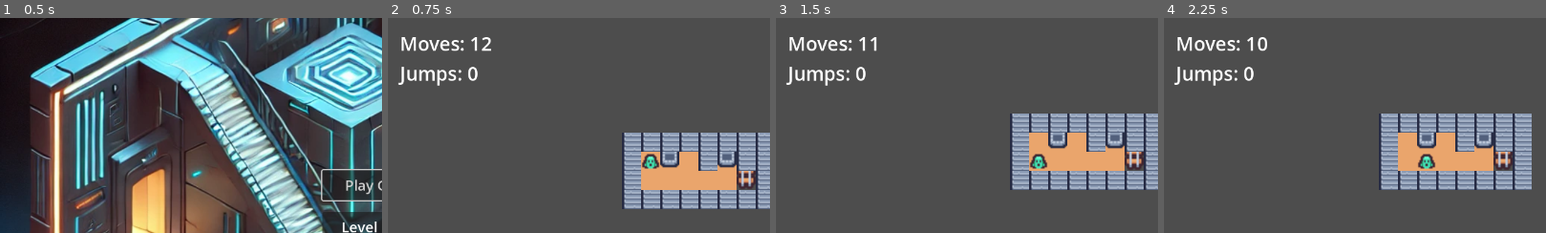
Above: before the commit, frames 1-4 (left to right).
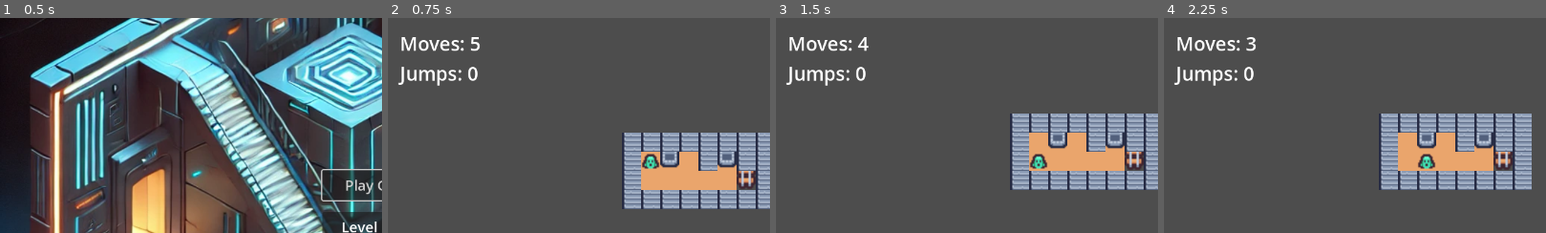
Above: after the commit, the same moments.

Repository: thenanox/lab
Game: Godot game, scene res://menu.tscn
Same seed, same stepped clock (60 frames per second), same inputs: the game is played once before the commit and once after it.
Inputs:
- Up to frame 1 (0.5 s): no input
- Up to frame 2 (0.75 s): tap Enter (ui_accept) at 0.5 s; hold Right (move_right) from 0.53 s (still down); hold Space (jump) from 0.53 s (still down); tap R (rewind) at 0.6 s
- Up to frame 3 (1.5 s): tap Enter (ui_accept) at 1.25 s; release Right (move_right) at 1.28 s; release Space (jump) at 1.28 s; hold Down (move_down) from 1.28 s (still down); tap Space (jump) at 1.35 s
- Up to frame 4 (2.25 s): tap Space (jump) at 1.52, 1.82 s; tap R (rewind) at 1.55, 2.1 s; tap Enter (ui_accept) at 2 s; release Down (move_down) at 2.03 s; hold Right (move_right) from 2.03 s (still down); hold Space (jump) from 2.03 s (still down)
The pictures show only the part of the screen within x 0-50%, y 0-50%; the shares and areas given below are measured in that part.

Frame 1 is identical in both runs. In frame 2, 0.2% of the frame differs, in the area x 21-27%, y 8-16%; in frame 3, 0.2%; in frame 4, 0.2%.

Commit message:
third commit

Diff:
--- a/level_manager.gd
+++ b/level_manager.gd
@@ -92,17 +92,17 @@
 
 			# Switches and walls to toggle
 			[2, 1, 4, 0],  # Switch 1
-			[4, 1, 0, 0],  # Wall 1 (blocks path to switch 2)
+			[4, 1, 0, 0],  # Wall 1
 			[5, 1, 4, 0],  # Switch 2
-			[6, 1, 0, 0],  # Wall 2 (blocks ladder)
-			[6, 2, 3, 0],  # Ladder (behind wall 2)
+			[6, 1, 0, 0],  # Wall 2
+			[6, 2, 3, 0],  # Ladder
 		],
 		"switches": [
 			{"pos": Vector2i(2, 1), "target": Vector2i(4, 1)},  # Switch 1 -> Wall 1
-			{"pos": Vector2i(5, 1), "target": Vector2i(6, 1)}   # Switch 2 -> Wall 2
+			{"pos": Vector2i(5, 1), "target": Vector2i(3, 1)}   # Switch 2 -> Wall 2
 		],
 		"player_start": Vector2i(1, 1),
-		"max_moves": 12,
+		"max_moves": 5,
 		"max_jumps": 0
 	},
 		3: {  # Jump tutorial level
--- a/player.gd
+++ b/player.gd
@@ -74,9 +74,9 @@
 		direction = Vector2i.DOWN
 
 	if direction != Vector2i.ZERO:
-		if Input.is_action_pressed("jump") && GameManager.current_jumps > 0:
+		if Input.is_action_pressed("jump"):
 			try_jump(direction)
-		elif GameManager.current_moves > 0:
+		else:
 			try_move(direction)
 		get_viewport().set_input_as_handled()
 
@@ -88,6 +88,9 @@
 
 func try_move(direction: Vector2i) -> void:
 	if is_moving:
+		return
+
+	if GameManager.current_moves <= 0:
 		return
 
 	var target_pos = grid_position + direction
@@ -157,6 +160,11 @@
 
 	is_moving = true
 	var last_move = move_history.pop_back()
+	if !grid_manager.is_valid_move(last_move.grid_pos):
+		move_history.push_back(last_move)
+		is_moving = false
+		return
+
 	rewind_buffer.push_back(last_move)
 
 	# Create trail marker at current position before moving
